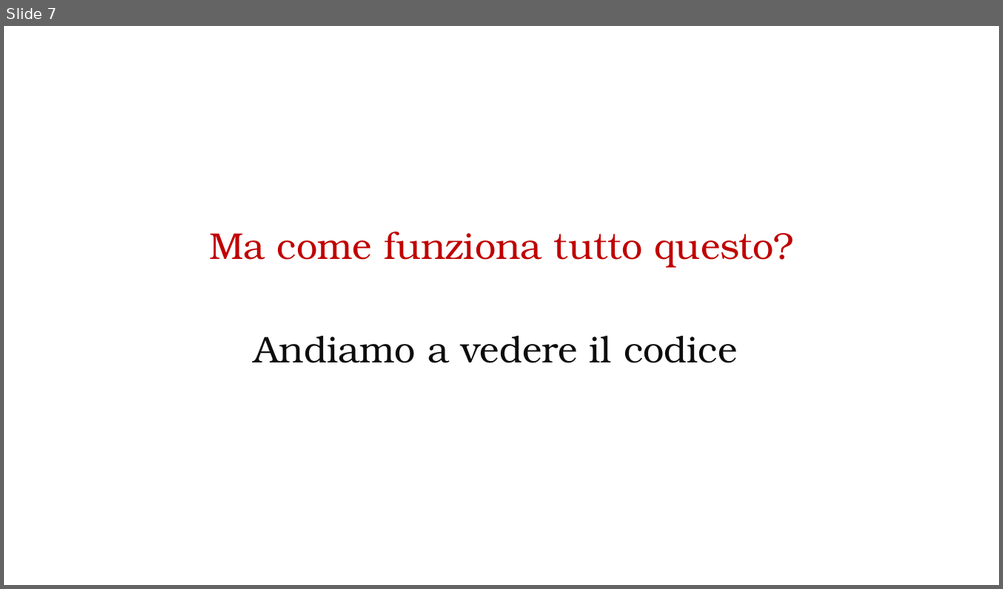
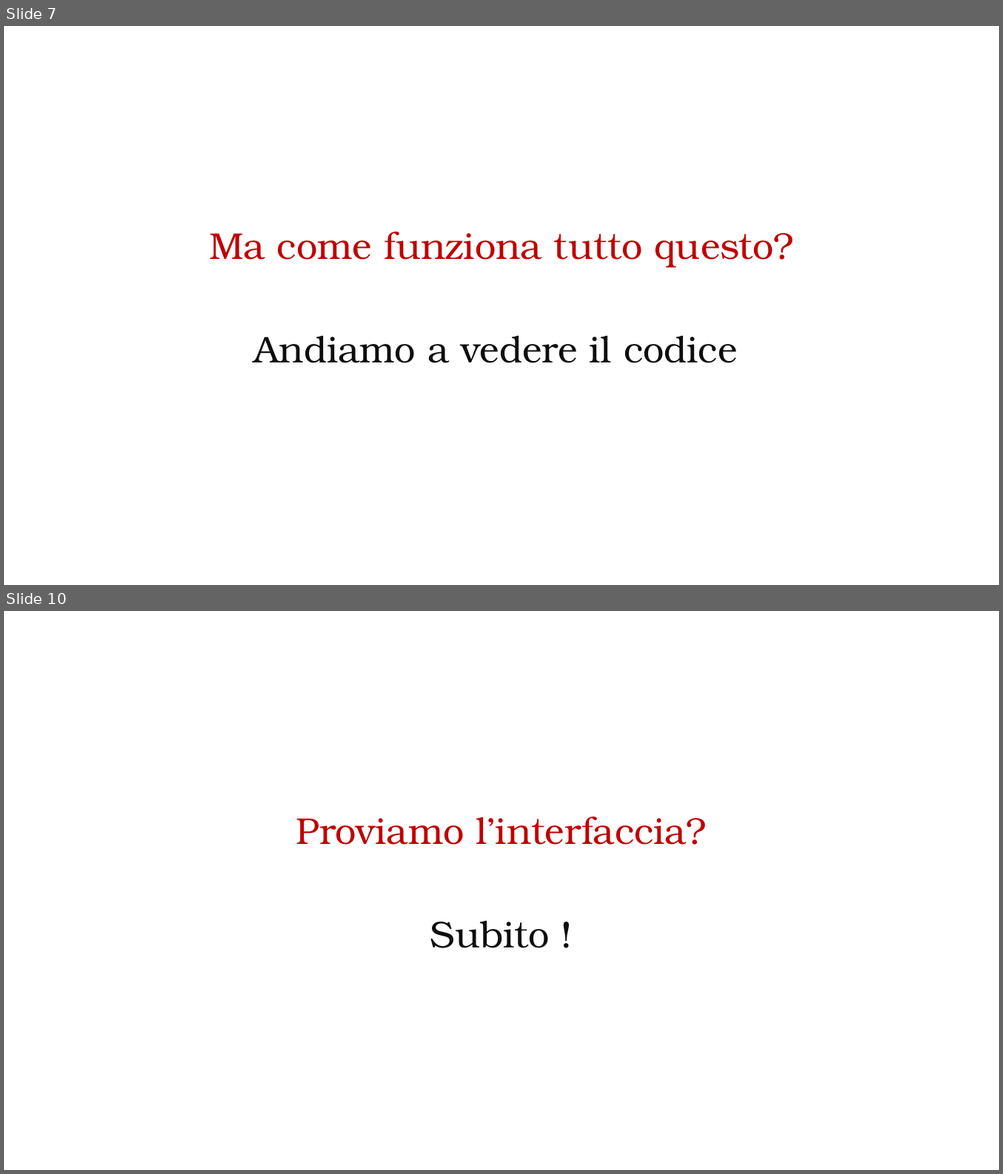
Before and after one commit to federicoScremin/Progetto, a slide deck: Presentazione Progetto Zero12.pptx. Shown one above the other, each under a label of ours: slide 7 before the commit, slides 7 and 10 after it; the slides between them are not shown. The pictures are 1003x589 and 1003x1174 pixels, drawn with LibreOffice and Linux fonts; fonts in the diff are those of the drawing. Boxes give left, top, right and bottom in pixels: in the first picture for what was removed or moved away, otherwise in the second. Text is boxed around its words. In the diff, an @@ line names an element or a change of style, - is before the commit and + after.

```diff
--- a/Presentazione Progetto Zero12.pptx
+++ b/Presentazione Progetto Zero12.pptx
@@ slide 10 added at box(4, 611, 999, 1170), background #FFFFFF @@
@@ title added at box(296, 817, 706, 845), 36 pt, text #C00000 @@
+Proviamo l’interfaccia?
@@ text added at box(430, 921, 549, 948), 36 pt, text #0D0D0D @@
+Subito !
```
Also in this commit, not shown: 1 slide changed, 2 other slides added.
